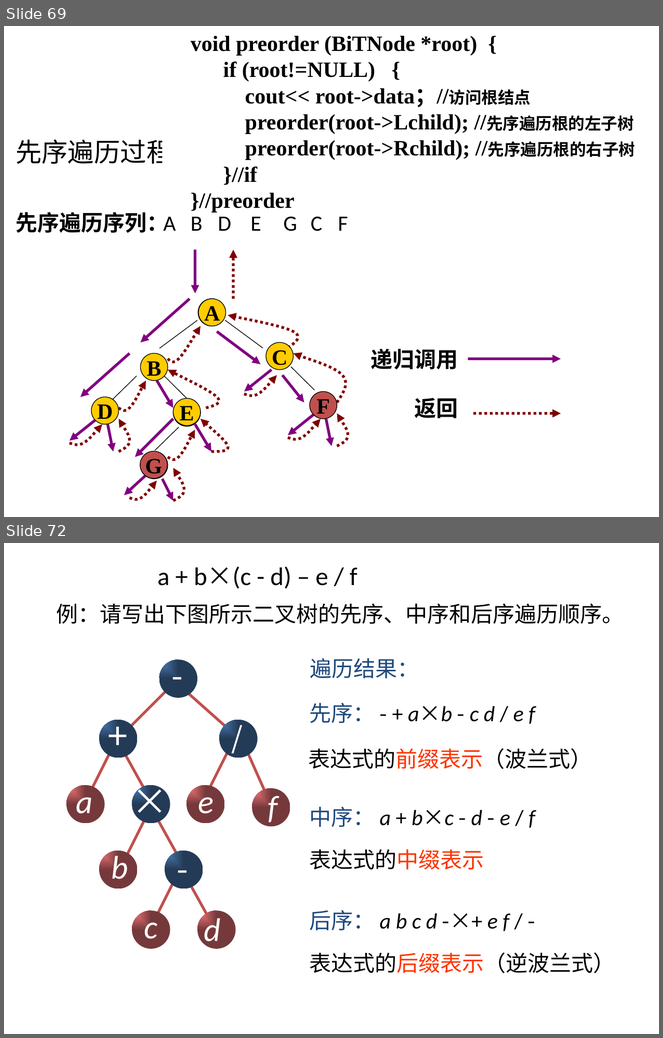
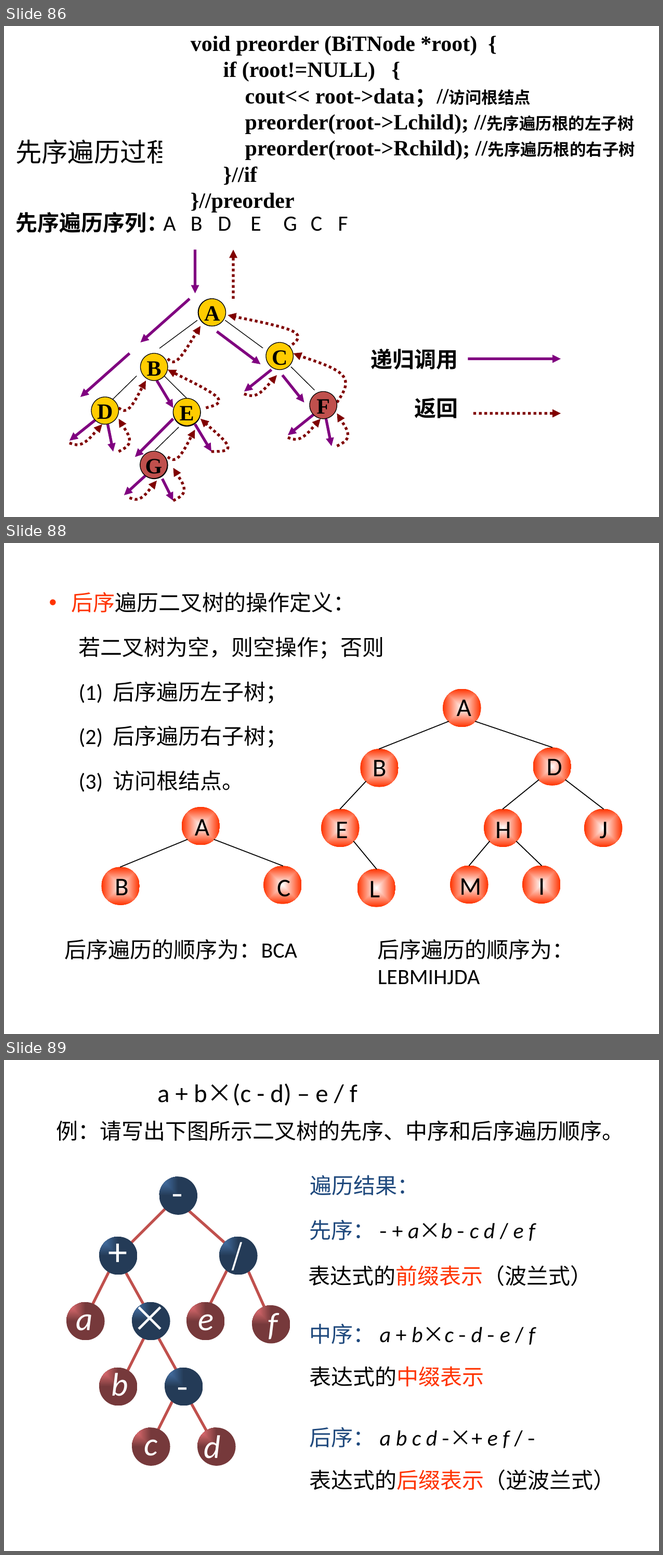
Before and after one commit to Gempittance/Data_Structur_Build, a slide deck: 数据结构PPT/ds6.pptx. Shown one above the other, each under a label of ours: slides 69 and 72 before the commit, slides 86, 88 and 89 after it; the slides between them are not shown. The pictures are 663x1038 and 663x1555 pixels, drawn with LibreOffice and Linux fonts; fonts in the diff are those of the drawing. Boxes give left, top, right and bottom in pixels: in the first picture for what was removed or moved away, otherwise in the second. Text is boxed around its words. In the diff, an @@ line names an element or a change of style, - is before the commit and + after.

```diff
--- a/数据结构PPT/ds6.pptx
+++ b/数据结构PPT/ds6.pptx
@@ slide 88 added at [4, 543, 659, 1034], background #FFFFFF @@
@@ text added at [72, 592, 384, 792], 24 pt, text #000000 @@
+• 后序遍历二叉树的操作定义：
+若二叉树为空，则空操作；否则
+(1) 后序遍历左子树；
+(2) 后序遍历右子树；
+(3) 访问根结点。
@@ group added at [102, 807, 301, 905]: 3 ellipses, 3 texts, 2 lines @@
+A
+B
+C
@@ group added at [321, 689, 622, 908]: 9 ellipses, 9 texts, 8 lines @@
+A
+B
+D
+E
+L
+H
+M
+I
+J
@@ text added at [65, 939, 297, 960], 24 pt, text #000000 @@
+后序遍历的顺序为：BCA
@@ text added at [378, 939, 574, 985], 24 pt, text #000000 @@
+后序遍历的顺序为：
+LEBMIHJDA
@@ what was slide 69 is now slide 86 @@
@@ what was slide 72 is now slide 89 @@
```
Also in this commit, not shown: 20 slides changed, 16 other slides added.
